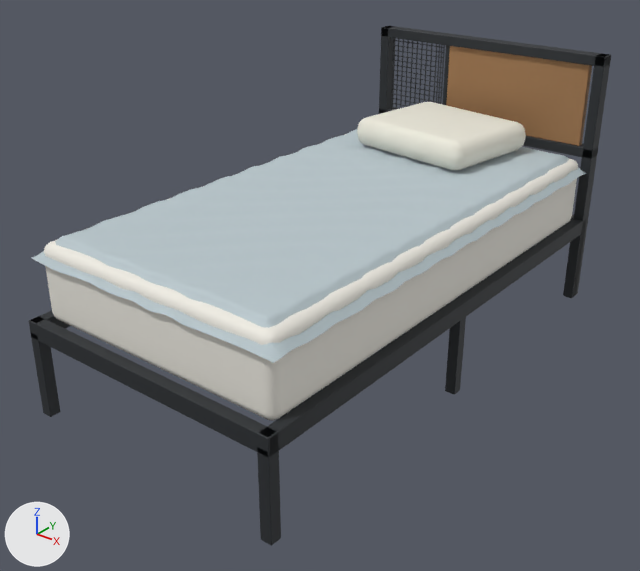
The glTF model public/room/assets/bed_single.glb, before and after one commit.
Camera for both pictures: a 50 mm lens placed at (1.83, -2.43, 1.74), pointed at (-0.01, -0.13, 0.31). Every picture has the same lights, and +X, +Y and +Z are marked at lower left. The older version comes first. Where no turn or scale is listed for an object, it has been applied to the vertices. Vertices at exactly the same position are counted once.

Before the edit, the objects in view are built like this:
```python
me_bed_single = bpy.data.meshes.new('bed_single')
me_bed_single.from_pydata(...)  # 14706 vertices, 28658 faces; spans x -0.53..0.53, y -1.02..1.02, z -0.52..0.52
# faces by material slot: [10276, 6434, 11760, 188]
me_bed_single.materials.append(mat_frame)
me_bed_single.materials.append(mat_fabric)
me_bed_single.materials.append(mat_accent)
me_bed_single.materials.append(mat_wood)
ob_bed_single = bpy.data.objects.new('bed_single', me_bed_single)
ob_bed_single.location = (0.0, 0.0, 0.52)
```
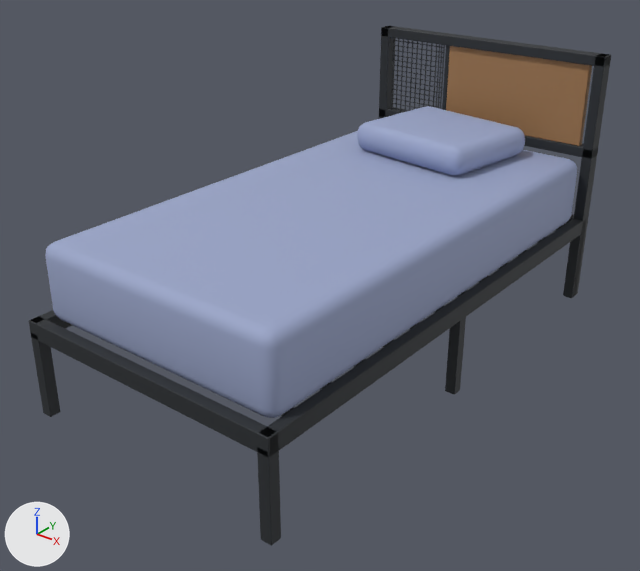
Changed parts and their boxes [x1, y1, x2, y2] in the pictures (640 x 571 px):
'mattress_mesh', added (blue)
    after: [45, 131, 577, 418]
'pillow_mesh', added (blue)
    after: [357, 106, 525, 175]
part 1 of me_bed_single, deleted
    before: [32, 102, 586, 420]

The change in detail:
me_bed_single is used by ob_bed_single; location (0.0, 0.0, 0.52).
me_bed_single had 14706 vertices, 28658 faces and spanned x -0.53..0.53, y -1.02..1.02, z -0.52..0.52.
me_bed_single now has 5328 vertices, 10464 faces and spans x -0.53..0.53, y -1.02..1.02, z -0.52..0.52.
me_bed_single part 1: 20 loose pieces with 9378 vertices, spanning x -0.52..0.52, y -0.98..0.96, z -0.17..0.25, are deleted.
me_bed_single no longer uses material mat_fabric.
me_bed_single no longer uses material mat_accent.
Mesh me_pillow_mesh_001 is new.
It has 96 vertices, 188 faces and spans x -0.299..0.299, y -0.26..0.26, z -0.06..0.06.
It uses material mat_fabric.
Mesh me_mattress_mesh_001 is new.
It has 152 vertices, 300 faces and spans x -0.5..0.5, y -0.95..0.95, z -0.14..0.14.
It uses material mat_fabric.
Object 'pillow_mesh' (ob_pillow_mesh) is new; it shows me_pillow_mesh_001.
Its location is (0.0, 0.653, 0.69).
Object 'mattress_mesh' (ob_mattress_mesh) is new; it shows me_mattress_mesh_001.
Its location is (0.0, -0.008, 0.49).
